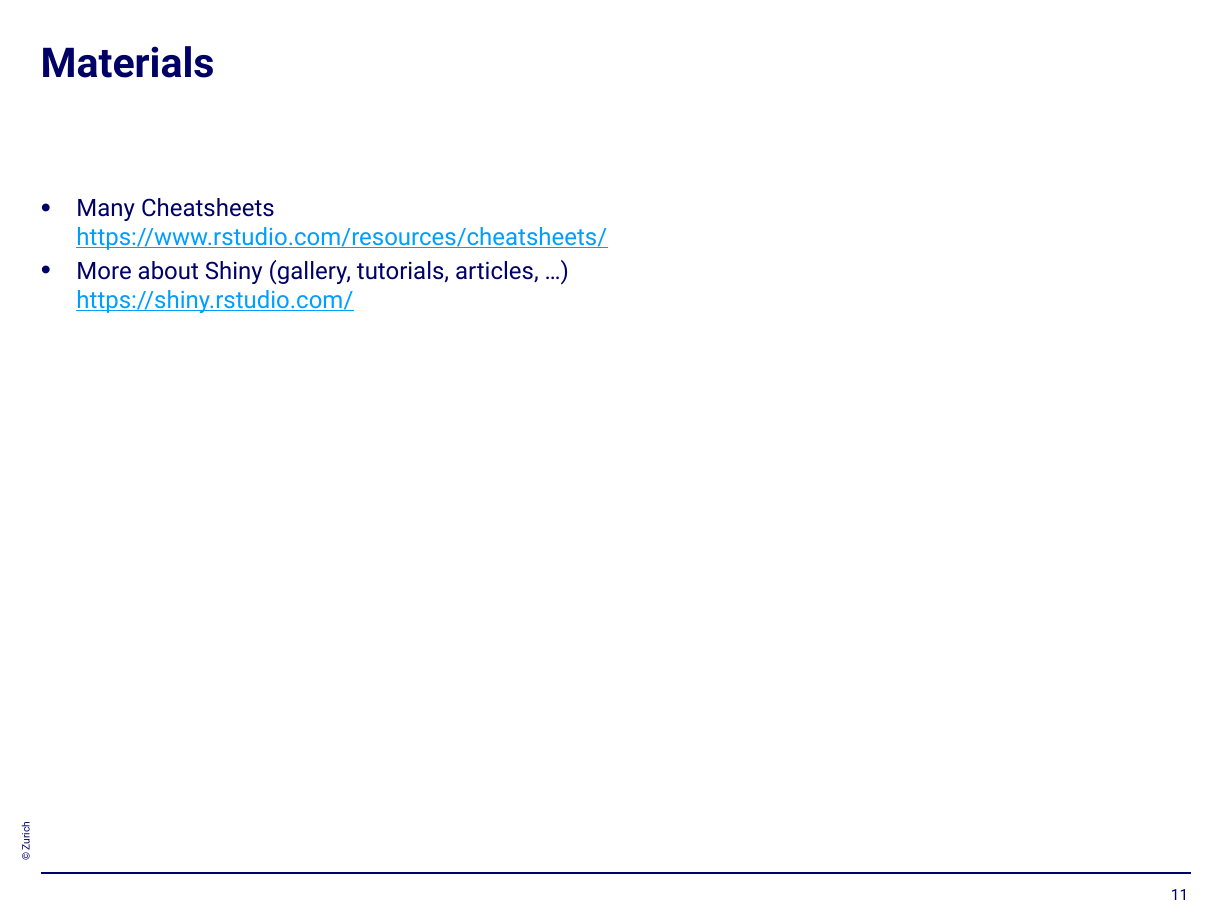
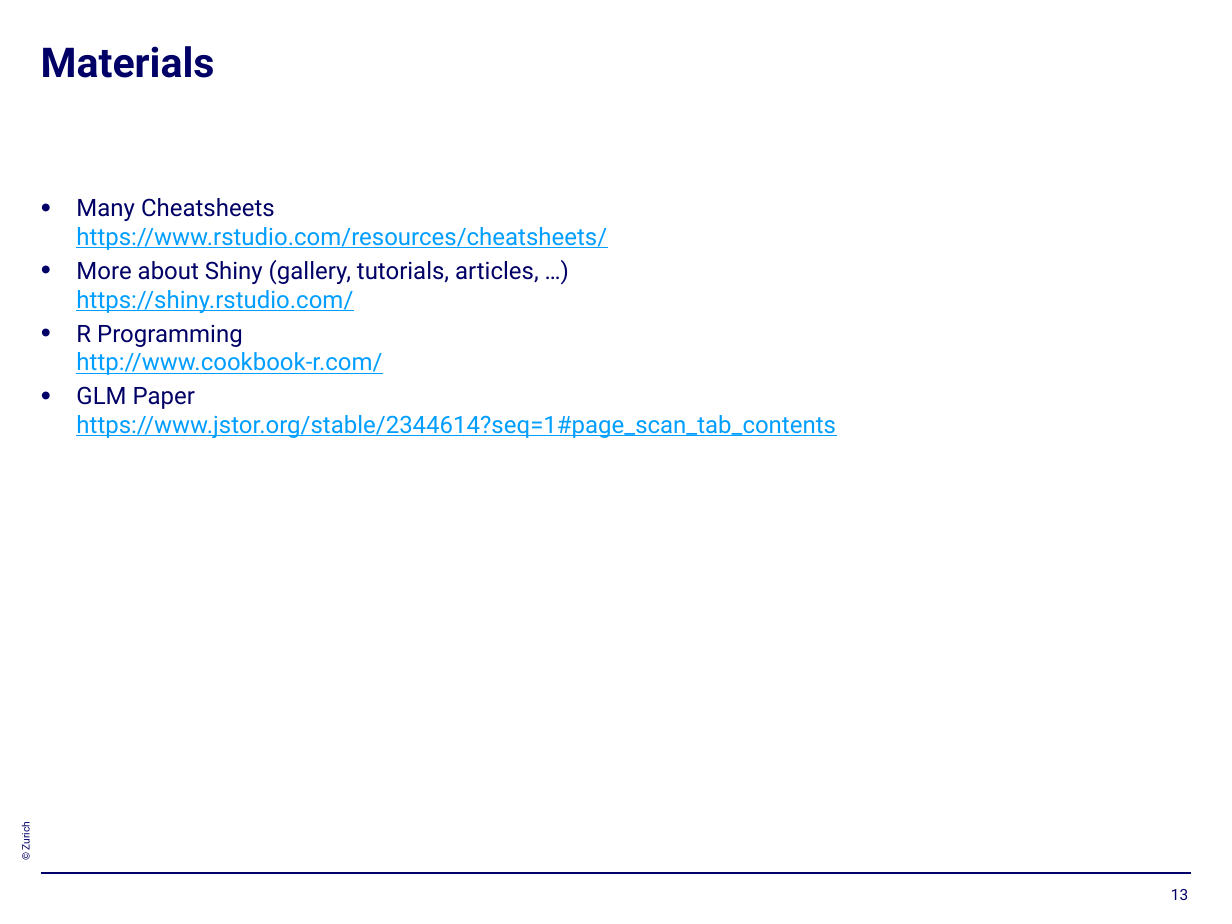
Before and after one commit to Gateux/titanic_euba, a slide deck: slide 13 of Titanic Exercise.pptx (slide 11 before the commit). Drawn at 1232x924 pixels with LibreOffice and Linux fonts; fonts in the diff are those of the drawing; background and template pictures are left out. Boxes give left, top, right and bottom in pixels: in the first picture for what was removed or moved away, otherwise in the second. Text is boxed around its words. In the diff, an @@ line names an element or a change of style, - is before the commit and + after.

```diff
--- a/Titanic Exercise.pptx
+++ b/Titanic Exercise.pptx
@@ text at (x1=76, y1=324, x2=835, y2=438): paragraphs added @@
+• R Programming
+  http://www.cookbook-r.com/
+• GLM Paper
+  https://www.jstor.org/stable/2344614?seq=1#page_scan_tab_contents
@@ page number at (x1=1171, y1=889, x2=1188, y2=900): text changed @@
-11
+13
```
Also in this commit, not shown: 3 other slides changed, 2 slides added, 3 other files.
